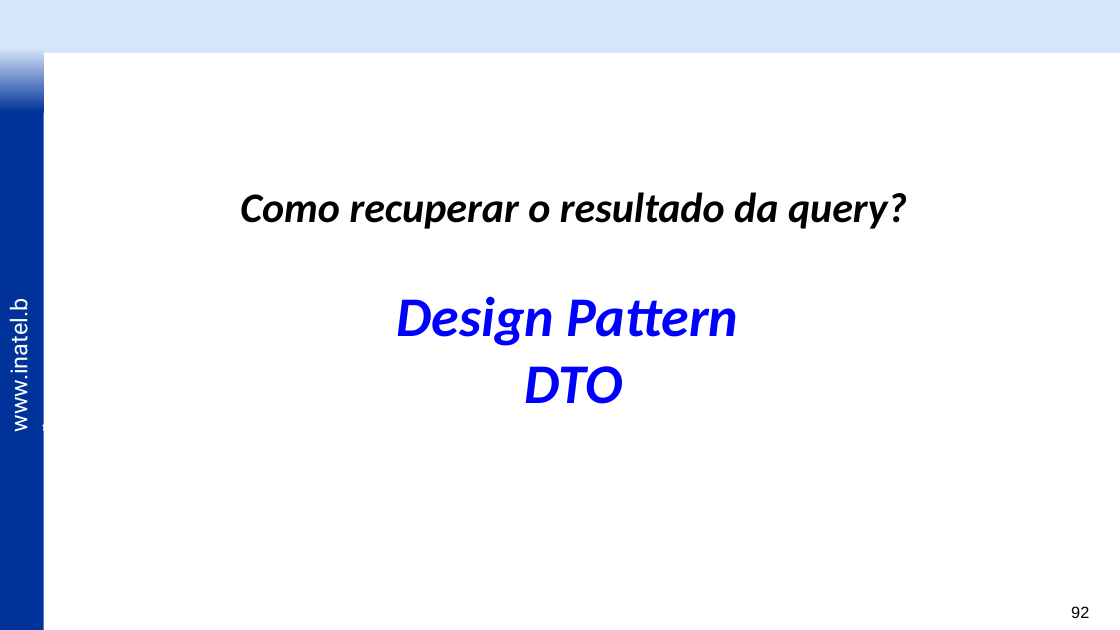
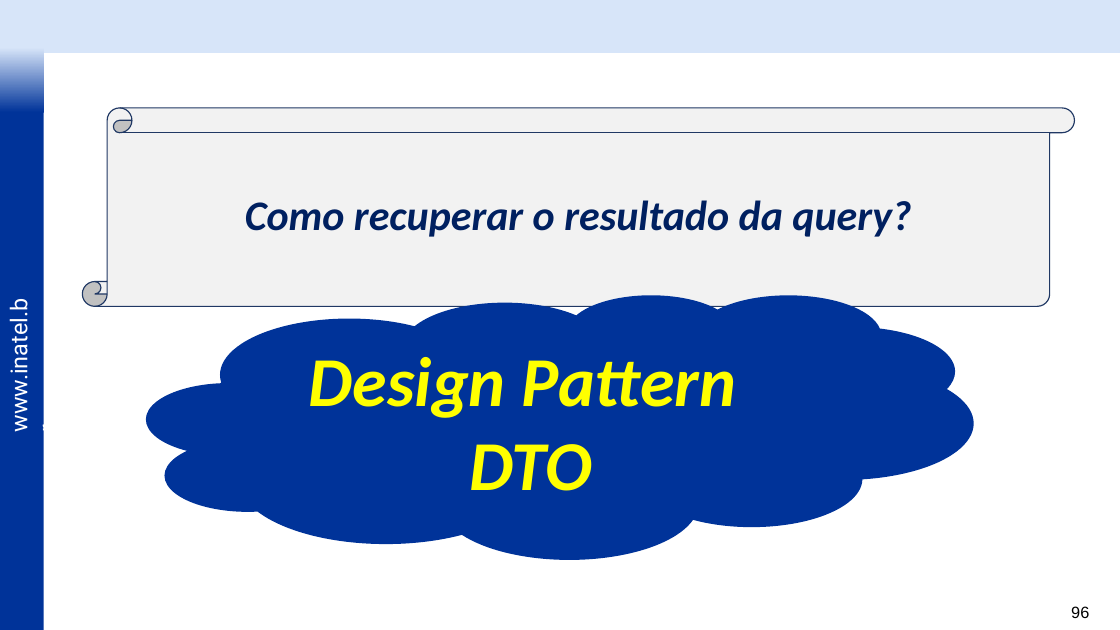
Before and after one commit to vitor-figueiredo/Lab_JPA, a slide deck: slide 96 of _docs/IDP Labs - JPA - v6.pptx (slide 92 before the commit). Drawn at 1120x630 pixels with LibreOffice and Linux fonts; fonts in the diff are those of the drawing; background and template pictures are left out. Boxes give left, top, right and bottom in pixels: in the first picture for what was removed or moved away, otherwise in the second. Text is boxed around its words. In the diff, an @@ line names an element or a change of style, - is before the commit and + after.

```diff
--- a/_docs/IDP Labs - JPA - v6.pptx
+++ b/_docs/IDP Labs - JPA - v6.pptx
@@ vertical scroll "Como recuperar o resultado da ...": place and size @@
-vertical scroll "Como recuperar o resultado da ..." at [240, 192, 907, 229]
+vertical scroll "Como recuperar o resultado da ..." at [82, 108, 1075, 307]
@@ vertical scroll "Como recuperar o resultado da ..." at [82, 108, 1075, 307]: text colour #000000 to #002060; vertical alignment top to middle; fill none to #F2F2F2; outline none to #203864 1 pt @@
@@ rectangle removed at [158, 135, 892, 157] @@
@@ cloud "Design Pattern": place and size @@
-cloud "Design Pattern" at [397, 296, 739, 404]
+cloud "Design Pattern" at [147, 295, 974, 560]
@@ cloud "Design Pattern" at [147, 295, 974, 560]: size 48 to 60 pt, text colour #0000FF to #FFFF00; vertical alignment top to middle; fill none to #003399 @@
@@ page number at [1071, 606, 1089, 618]: text changed @@
-92
+96
```
Also in this commit, not shown: 23 other slides changed, 4 slides added, 2 other files.
